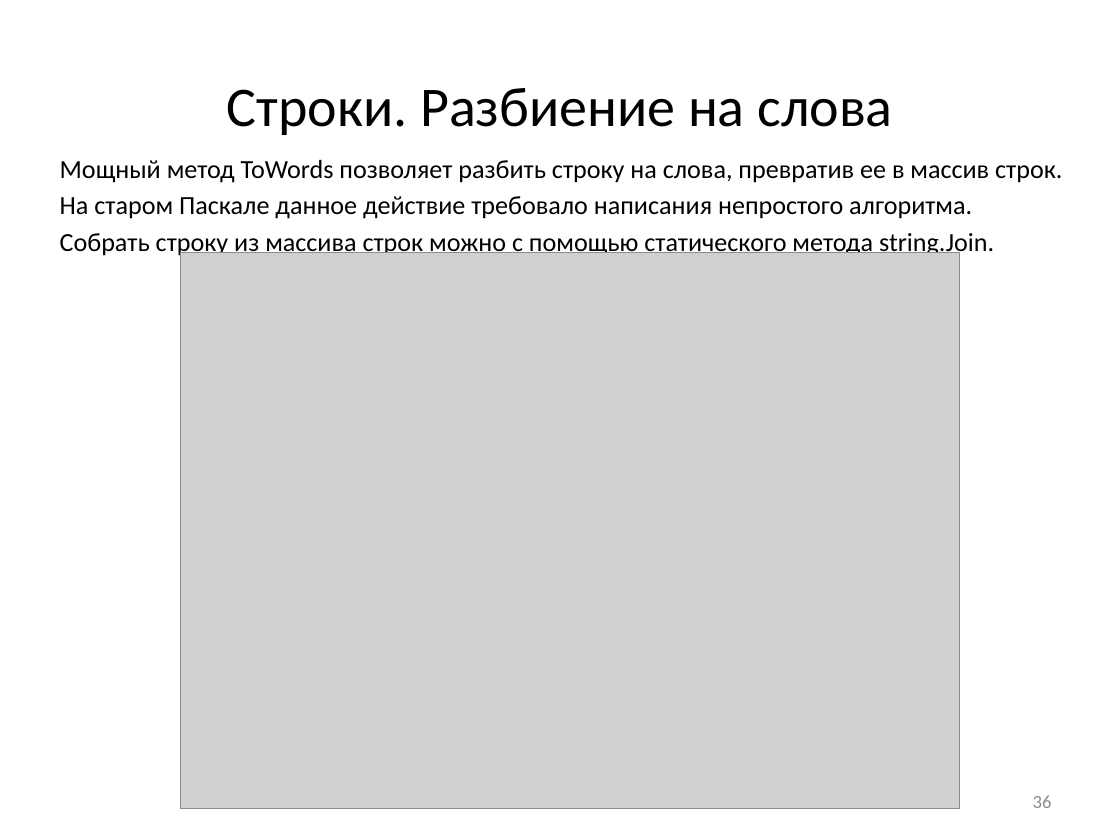
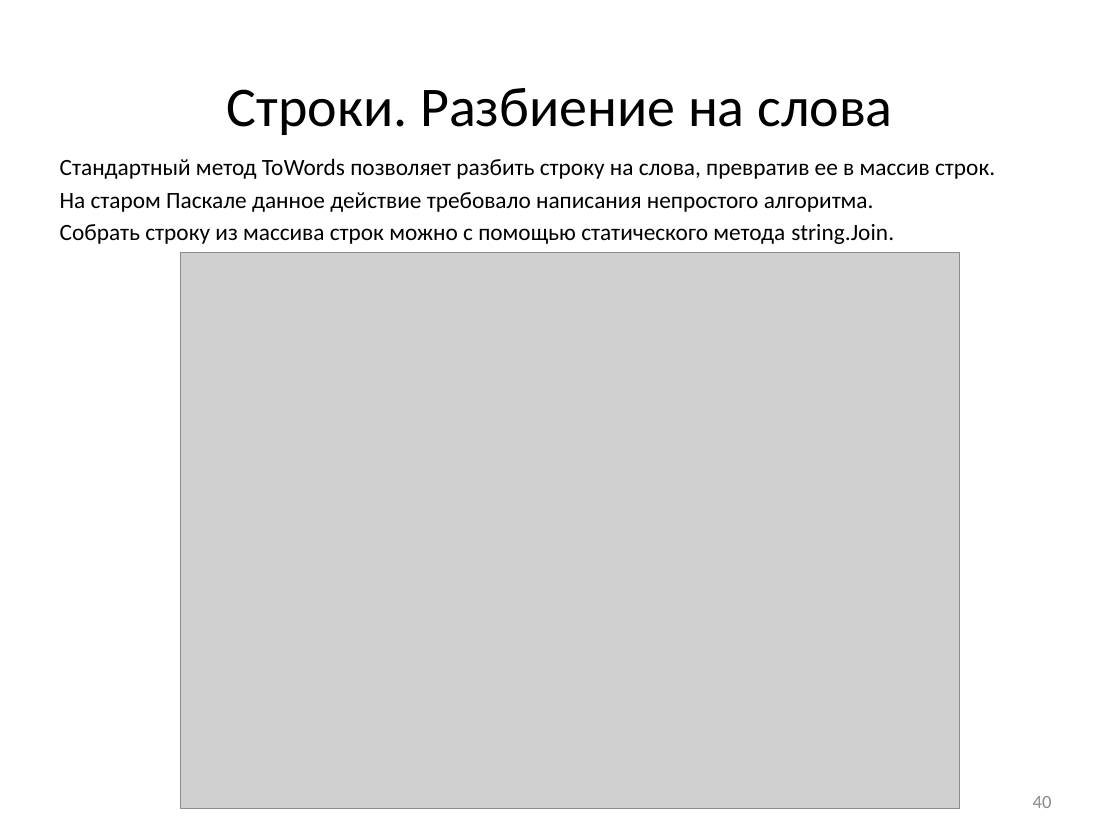
Before and after one commit to pascalabcnet/pascalabcnet, a slide deck: slide 40 of _Presentations/2015 New Features/PascalABC.NET 2015.pptx (slide 36 before the commit). Drawn at 1120x840 pixels with LibreOffice and Linux fonts; fonts in the diff are those of the drawing; grey boxes stand for pictures. Boxes give left, top, right and bottom in pixels: in the first picture for what was removed or moved away, otherwise in the second. Text is boxed around its words. In the diff, an @@ line names an element or a change of style, - is before the commit and + after.

```diff
--- a/_Presentations/2015 New Features/PascalABC.NET 2015.pptx
+++ b/_Presentations/2015 New Features/PascalABC.NET 2015.pptx
@@ text at <box>60,158,995,179</box>: text changed; size 16.8 to 15 pt @@
-Мощный метод ToWords позволяет разбить строку на слова, превратив ее в массив строк.
+Стандартный метод ToWords позволяет разбить строку на слова, превратив ее в массив строк.
@@ text at <box>60,192,894,244</box>: size 16.8 to 15 pt in "На старом Паскале данное действие требовало написания ...", "Собрать строку из массива строк можно с ..." @@
@@ page number at <box>1033,796,1052,808</box>: text changed @@
-36
+40
```
Also in this commit, not shown: 7 other slides changed, 4 slides added, 8 other files.
